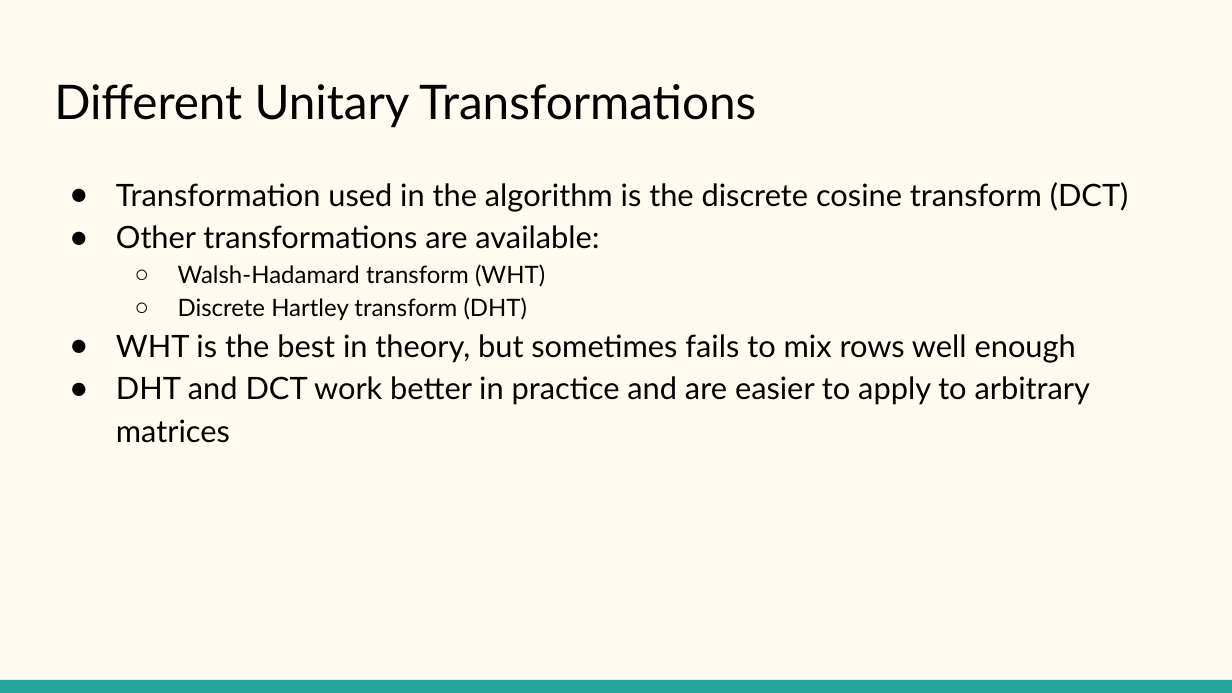
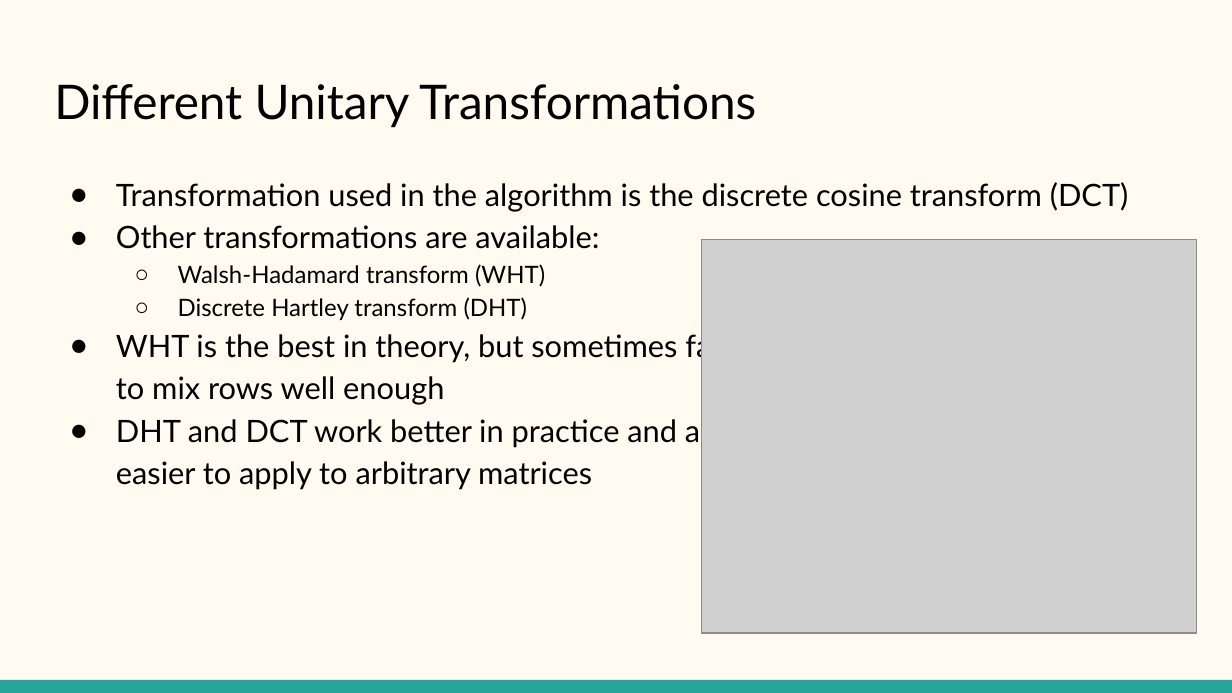
Before and after one commit to dolsob/Randomized-Algorithms-Project, a slide deck: slide 13 of Blendenpik Presentation.pptx (slide 14 before the commit). Drawn at 1232x693 pixels with LibreOffice and Linux fonts; fonts in the diff are those of the drawing; grey boxes stand for pictures. Boxes give left, top, right and bottom in pixels: in the first picture for what was removed or moved away, otherwise in the second. Text is boxed around its words. In the diff, an @@ line names an element or a change of style, - is before the commit and + after.

```diff
--- a/Blendenpik Presentation.pptx
+++ b/Blendenpik Presentation.pptx
@@ text "Transformation used in the algorithm ..." rewrapped from [116, 182, 1129, 443] to [116, 182, 1129, 490] @@
@@ picture added at [701, 240, 1196, 633] @@
```
Also in this commit, not shown: 7 other slides changed, 2 other files.
